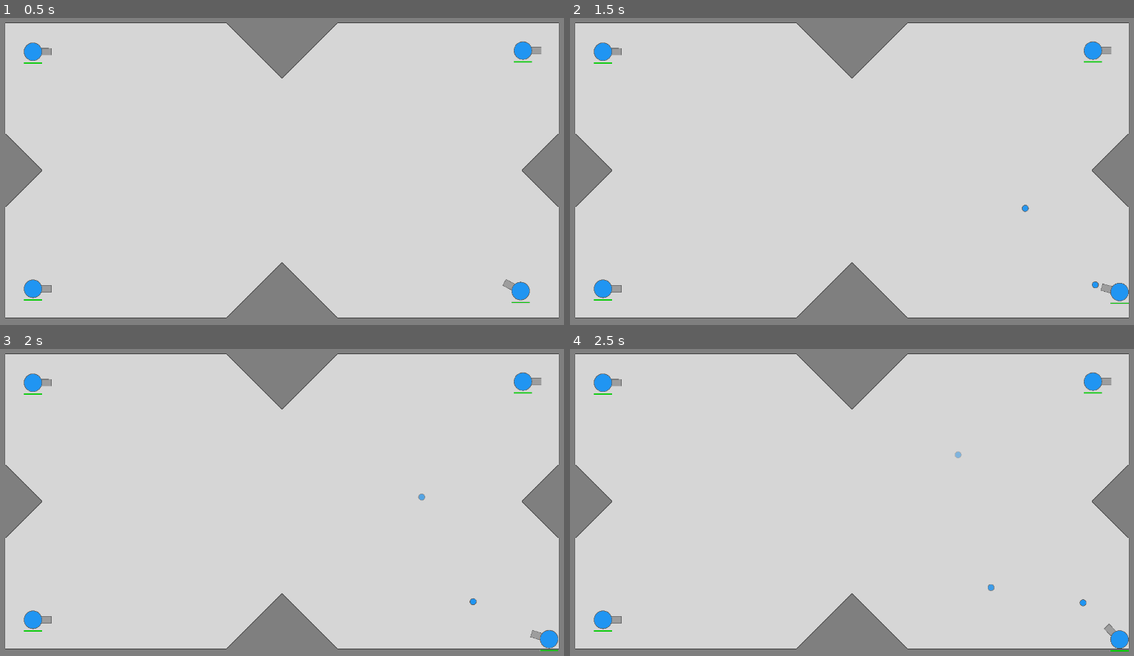
Above: before the commit, frames 1-4 (two rows, left to right).
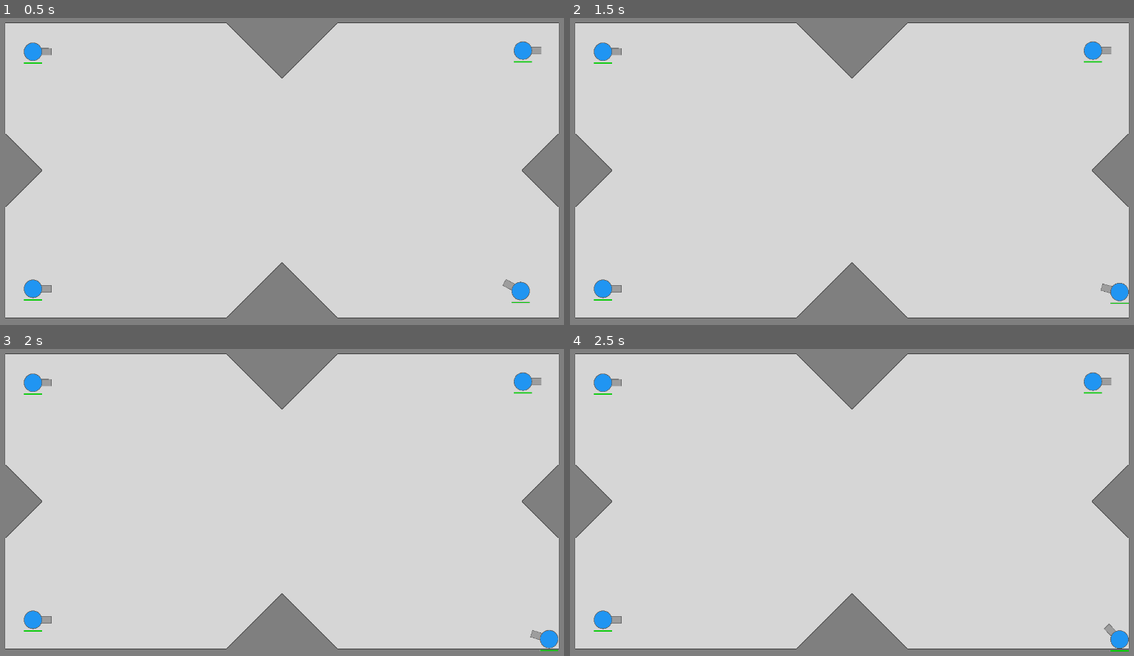
Above: after the commit, the same moments.

Repository: marianopolis-ai/Automatank
Game: Godot game, scene res://TestWorld.tscn
The game is run twice, just before and just after one commit, with the same random seed, the same clock (stepped at 60 frames per second) and the same inputs. The project has no main scene, so this scene is started directly.
Inputs (mouse positions are in pixels of both pictures, inside the frame that each line leads up to):
- Up to frame 1 (0.5 s): no input
- Up to frame 2 (1.5 s): tap Enter at 0.5 s; move the mouse to (981, 153) at 0.52 s; hold D (right) 0.53-1.28 s; click (981, 153) at 0.6 s; move the mouse to (733, 186) at 1.27 s; hold S (down) from 1.28 s (still down); click (733, 186) at 1.35 s
- Up to frame 3 (2 s): keep holding S (down)
- Up to frame 4 (2.5 s): move the mouse to (908, 428) at 2.02 s; release S (down) at 2.03 s; hold D (right) from 2.03 s (still down); click (908, 428) at 2.1 s

Frame 1 is identical in both runs. In frame 2, less than 0.1% of the frame differs, in the area x 80-94%, y 60-88%; in frame 3, less than 0.1%; in frame 4, less than 0.1%, in the area x 68-92%, y 33-84%.

Commit message:
Added bullet cooldown stat for tank.

Diff:
--- a/scripts/Tank.gd
+++ b/scripts/Tank.gd
@@ -15,8 +15,11 @@
 # TODO: allow upgrades for max health.
 var tank_max_health: float = 100.0
 # Regeneration of the tank's health per second.
-# TODO: allow upgrades for regen
+# TODO: allow upgrades for regen.
 var regen: float = 2.0
+# The cooldown for shooting bullets, in seconds.
+# TODO: Allow upgrades for cooldown.
+var bullet_cooldown: float = 1.0
 
 
 # --------- Appearance ---------
@@ -36,6 +39,9 @@
 var intended_acceleration: Vector2 = Vector2.ZERO
 # Normalised actual acceleration of the tank.
 var actual_acceleration: Vector2 = Vector2.ZERO
+# Remaining cooldown until the next bullet is available, in seconds.
+# All tanks start with a cooldown of 3 seconds when they enter the game.
+var remaining_bullet_cooldown = 3.0
 
 var bullet_scene = preload("res://Bullet.tscn")
 
@@ -56,6 +62,9 @@
 
 	# Heal and clamp to max health.
 	health = clamp(health + regen * delta * regen_factor, 0, max_health)
+
+	# Tick down the shooting cooldown.
+	remaining_bullet_cooldown -= delta
 
 
 # On physics update.
@@ -139,23 +148,36 @@
 	), Color.red.linear_interpolate(Color.green, health / max_health).darkened(0.2))
 
 
+# Returns true if the next bullet is available.
+func bullet_available() -> bool:
+	return remaining_bullet_cooldown <= 0.0
+
 # Spawns a bullet that belongs to the tank. Direction in radians.
-func shoot(direction: float):
-	# Make a new bullet
-	var bullet = bullet_scene.instance()
+# Returns true if a bullet has been shot.
+func shoot(direction: float) -> bool:
+	if bullet_available():
+		# Make a new bullet
+		var bullet = bullet_scene.instance()
 
-	# Put it ahead of the tank
-	bullet.set_position(position + Vector2.RIGHT.rotated(direction) * radius * 1.5)
-	# Give it an initial velocity
-	bullet.linear_velocity = Vector2.RIGHT.rotated(direction) * bullet_speed
+		# Put it ahead of the tank
+		bullet.set_position(position + Vector2.RIGHT.rotated(direction) * radius * 1.5)
+		# Give it an initial velocity
+		bullet.linear_velocity = Vector2.RIGHT.rotated(direction) * bullet_speed
 
-	# Give it this tank's damage group.
-	bullet.damage_group = damage_group
-	# Copy the tank's colour
-	bullet.inner_circle_colour = inner_circle_colour
+		# Give it this tank's damage group.
+		bullet.damage_group = damage_group
+		# Copy the tank's colour
+		bullet.inner_circle_colour = inner_circle_colour
 
-	# Give it its health
-	bullet.set_max_health(bullet_health)
+		# Give it its health
+		bullet.set_max_health(bullet_health)
 
-	# Spawn the bullet
-	get_tree().get_root().add_child(bullet)
+		# Spawn the bullet
+		get_tree().get_root().add_child(bullet)
+
+		# Reset cooldown
+		remaining_bullet_cooldown = bullet_cooldown
+
+		return true
+	else:
+		return false
